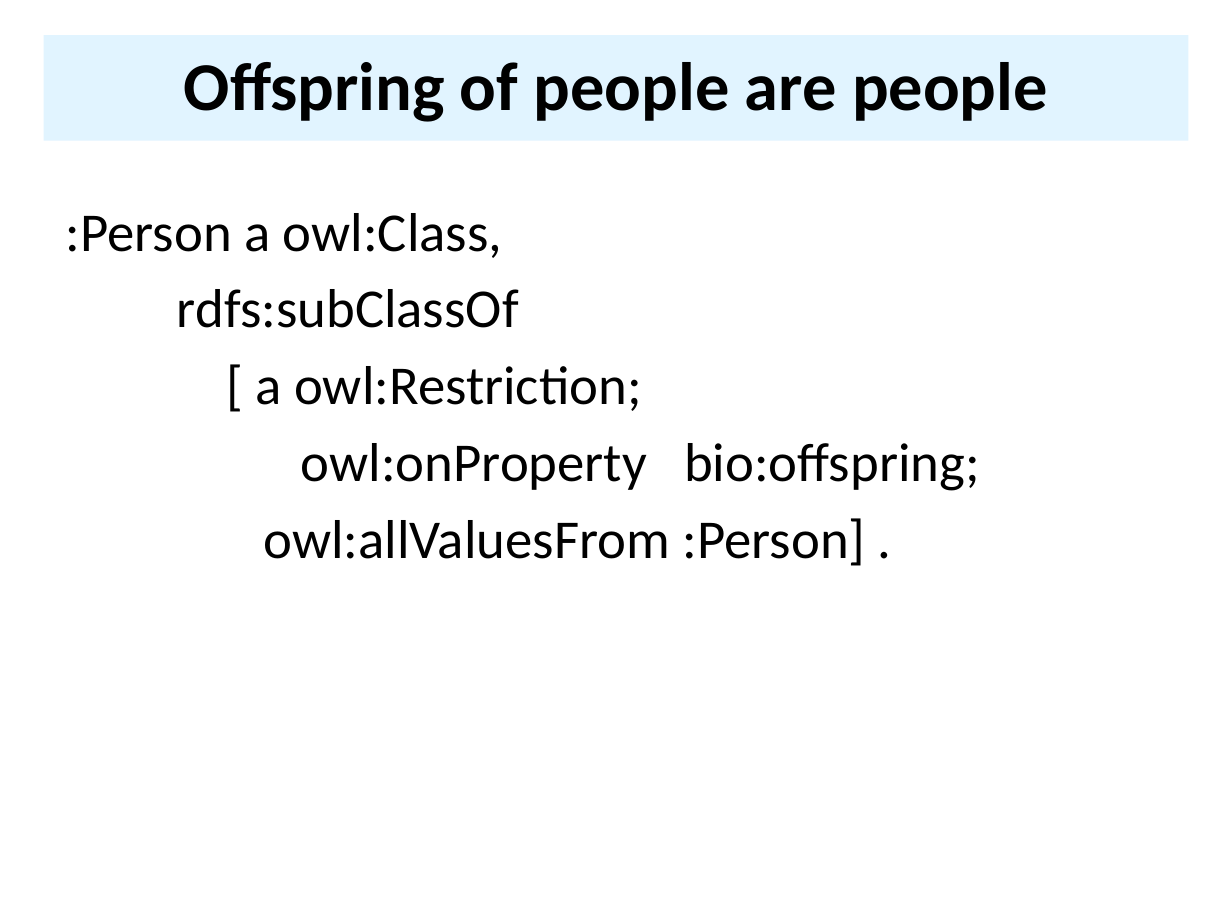
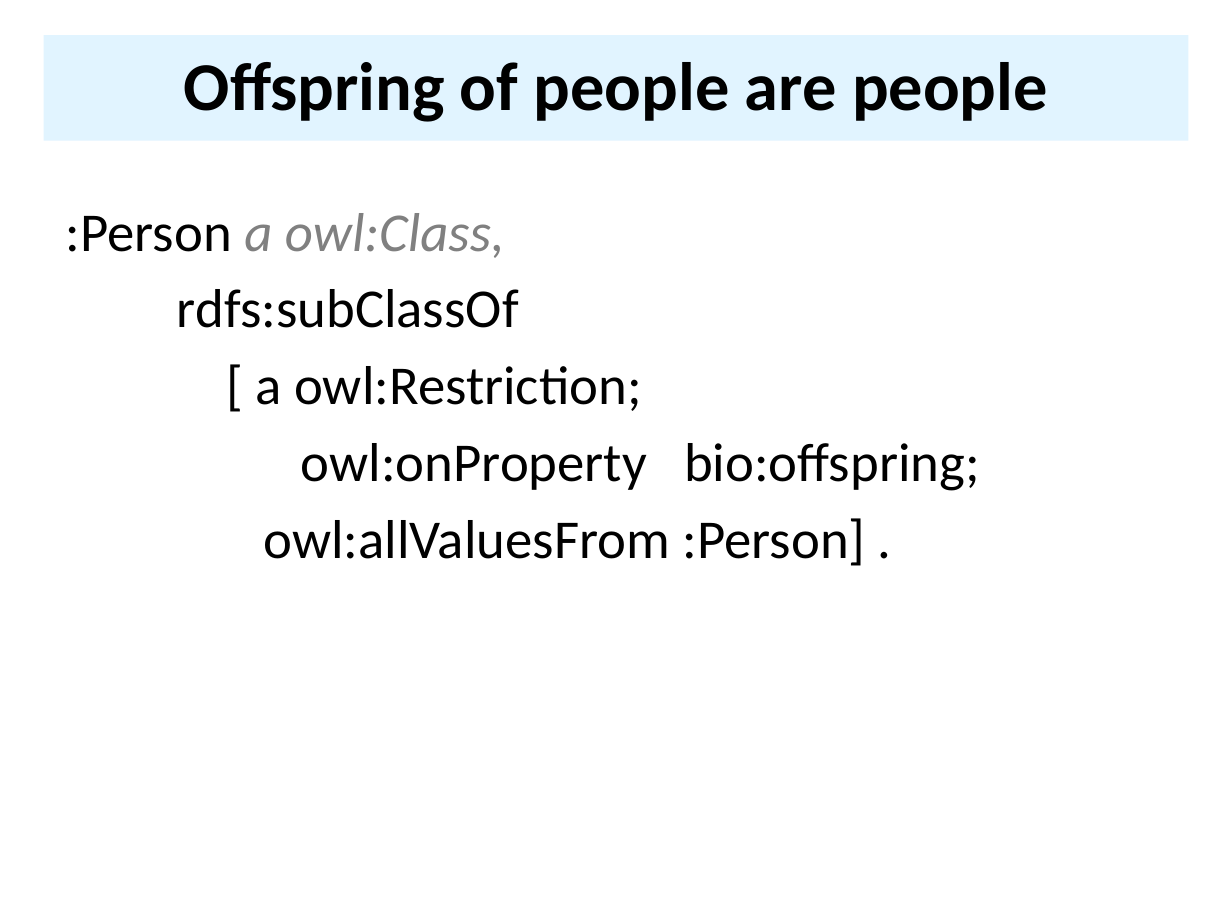
Before and after one commit to UMBC-CMSC-491-691-F19-Knowledge-Graphs/class_material, a slide deck: slide 42 of notes/07_owl/07OWL.pptx. Drawn at 1232x924 pixels with LibreOffice and Linux fonts; fonts in the diff are those of the drawing. Boxes give left, top, right and bottom in pixels: in the first picture for what was removed or moved away, otherwise in the second. Text is boxed around its words. In the diff, an @@ line names an element or a change of style, - is before the commit and + after.

```diff
--- a/notes/07_owl/07OWL.pptx
+++ b/notes/07_owl/07OWL.pptx
@@ text at (66,213,505,258): text colour #000000 to #808080, italic on in "a owl:Class," @@
```
Also in this commit, not shown: 12 other slides changed, 1 slide removed, 2 other files.
